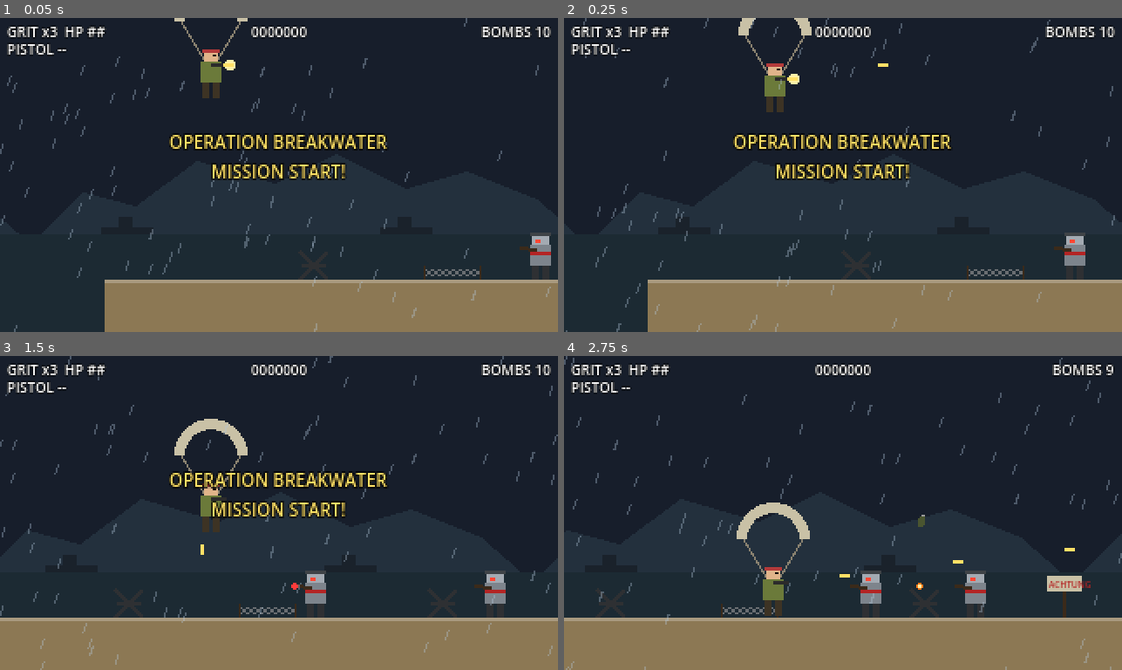
Above: before the commit, frames 1-4 (two rows, left to right).
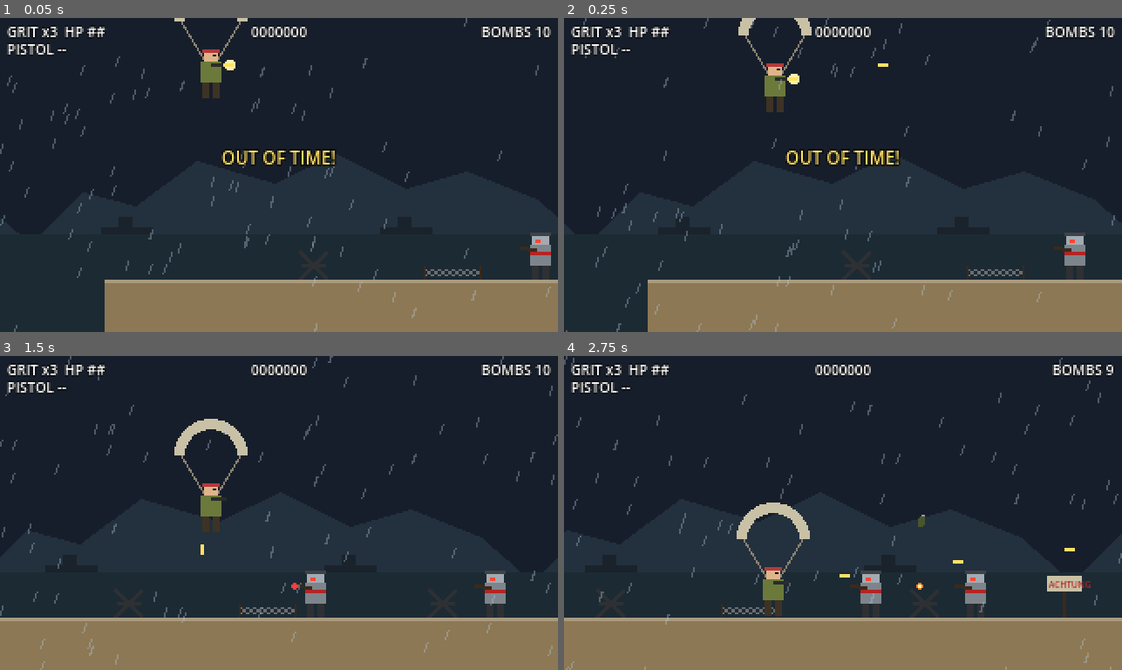
Above: after the commit, the same moments.

Repository: anthony-developer-FS/grit-iron-directorate
Game: Godot game, scene res://tests/mission_test.tscn
The game is run twice, just before and just after one commit, with the same random seed, the same clock (stepped at 60 frames per second) and the same inputs. This scene is started directly instead of the project's main scene.
Inputs:
- Up to frame 1 (0.05 s): no input
- Up to frame 2 (0.25 s): no input
- Up to frame 3 (1.5 s): hold Up (aim_up) 0.53-1.28 s; hold Right (move_right) from 0.53 s (still down); tap Z (jump) at 0.77 s; tap Down (crouch) at 1.35 s
- Up to frame 4 (2.75 s): tap Z (jump) at 1.52 s; release Right (move_right) at 2.03 s; hold Left (move_left) from 2.03 s (still down); tap C (grenade) at 2.1 s

The runs differ from the first frame. In frame 1, 3.1% of the frame differs, in the area x 30-70%, y 36-52%; in frame 2, 3.1%; in frame 3, 2.6%; in frame 4, nothing differs.

Commit message:
Special weapons expire after 30 seconds
A special weapon now ends when its ammo or a 30-second timer runs out,
whichever comes first. The HUD shows the seconds left and turns red in
the last 5. Picking up the same weapon or an ammo box restarts the timer.
The mission test checks expiry and the ammo-box reset.

Co-Authored-By: Claude Opus 5.5 (1M context) <noreply@anthropic.com>
Claude-Session: https://claude.ai/code/session_01SJuoyxwEbaFdBrAx1Ejgro

Diff:
--- a/scripts/autoload/game.gd
+++ b/scripts/autoload/game.gd
@@ -5,6 +5,7 @@
 signal lives_changed(lives: int)
 signal grenades_changed(grenades: int)
 signal weapon_changed(label: String, ammo: int)
+signal weapon_timer_changed(seconds: int)
 signal pows_changed(count: int)
 signal shake_requested(strength: float, duration: float)
 signal message_requested(text: String, duration: float)
--- a/scripts/player/player.gd
+++ b/scripts/player/player.gd
@@ -17,6 +17,8 @@
 const HIT_INVULNERABLE_TIME := 1.0
 const HMG_SWEEP_SPEED := 14.0
 const PLATFORM_LAYER := 4
+## Special weapons last this long (or until their ammo runs out, whichever comes first).
+const SPECIAL_WEAPON_TIME := 30.0
 
 ## kind: how the weapon fires. bullet = one shot, pellets = shotgun spread, flame = piercing bursts, rocket = homing rocket.
 const WEAPONS := {
@@ -45,6 +47,8 @@
 var ammo := -1
 ## The last special weapon Grit picked up. Ammo boxes bring it back if he's down to the pistol.
 var last_special := ""
+## Seconds left on the special weapon in hand.
+var weapon_time_left := 0.0
 ## Hits left in this life (1 on Hard, 3 on Easy).
 var health := 1
 ## Set by the camera every frame so Grit can't leave the screen.
@@ -79,6 +83,7 @@
 	_invulnerable = maxf(_invulnerable - delta, 0.0)
 	_knife_flash = maxf(_knife_flash - delta, 0.0)
 	_muzzle_flash = maxf(_muzzle_flash - delta, 0.0)
+	_tick_weapon_timer(delta)
 
 	var direction := Input.get_axis("move_left", "move_right")
 	if direction != 0.0:
@@ -127,7 +132,21 @@
 		last_special = weapon_name
 	weapon = weapon_name
 	ammo = WEAPONS[weapon_name]["ammo"]
+	weapon_time_left = SPECIAL_WEAPON_TIME if weapon_name != "pistol" else 0.0
 	Game.set_weapon(WEAPONS[weapon_name]["label"], ammo)
+	Game.weapon_timer_changed.emit(ceili(weapon_time_left))
+
+
+func _tick_weapon_timer(delta: float) -> void:
+	if weapon == "pistol":
+		return
+	var shown := ceili(weapon_time_left)
+	weapon_time_left -= delta
+	if weapon_time_left <= 0.0:
+		give_weapon("pistol")
+		Game.show_message("OUT OF TIME!", 1.0)
+	elif ceili(weapon_time_left) != shown:
+		Game.weapon_timer_changed.emit(ceili(weapon_time_left))
 
 
 ## Ammo box: refills the special weapon in hand, or re-arms the last one Grit had
--- a/scripts/ui/hud.gd
+++ b/scripts/ui/hud.gd
@@ -15,6 +15,9 @@
 @onready var _results_label: Label = $Results/Text
 
 var _message_time := 0.0
+var _weapon_label := "PISTOL"
+var _weapon_ammo := -1
+var _weapon_seconds := 0
 var _health := 1
 var _pow_total := 0
 var _showing_results := false
@@ -30,6 +33,9 @@
 		_refresh_lives())
 	Game.grenades_changed.connect(_on_grenades_changed)
 	Game.weapon_changed.connect(_on_weapon_changed)
+	Game.weapon_timer_changed.connect(func(seconds: int) -> void:
+		_weapon_seconds = seconds
+		_refresh_arms())
 	Game.message_requested.connect(_on_message_requested)
 	Game.boss_health_changed.connect(_on_boss_health_changed)
 	Game.game_over.connect(_on_game_over)
@@ -104,7 +110,18 @@
 
 
 func _on_weapon_changed(label: String, ammo: int) -> void:
-	_arms_label.text = "%s %s" % [label, "--" if ammo < 0 else str(ammo)]
+	_weapon_label = label
+	_weapon_ammo = ammo
+	_refresh_arms()
+
+
+func _refresh_arms() -> void:
+	var text := "%s %s" % [_weapon_label, "--" if _weapon_ammo < 0 else str(_weapon_ammo)]
+	if _weapon_ammo >= 0 and _weapon_seconds > 0:
+		text += "  %ds" % _weapon_seconds
+	_arms_label.text = text
+	# Warn in red for the last 5 seconds.
+	_arms_label.modulate = Color("ff6a4a") if _weapon_ammo >= 0 and _weapon_seconds <= 5 else Color.WHITE
 
 
 func _on_message_requested(text: String, duration: float) -> void:
--- a/tests/mission_test.gd
+++ b/tests/mission_test.gd
@@ -43,6 +43,7 @@
 	Game.checkpoint_reached.connect(func() -> void: _seen["checkpoint"] = true)
 	_check_difficulty()
 	_check_volley_spacing()
+	_check_weapon_timer()
 	Game.difficulty = Game.Difficulty.HARD
 	_player.god_mode = true
 	Game.lives = 99
@@ -58,6 +59,20 @@
 		_fail("Easy mode: one hit should leave Grit alive with 2 HP")
 	if not _player.is_invulnerable():
 		_fail("Easy mode: no mercy invulnerability after a hit")
+
+
+## Special weapons run out after SPECIAL_WEAPON_TIME even with ammo left, and an ammo box restarts the clock.
+func _check_weapon_timer() -> void:
+	_player.give_weapon("hmg")
+	_player._tick_weapon_timer(_player.SPECIAL_WEAPON_TIME - 1.0)
+	if _player.weapon != "hmg":
+		_fail("special weapon expired before its timer ran out")
+	_player.reload_special()
+	if _player.weapon_time_left < _player.SPECIAL_WEAPON_TIME - 0.01:
+		_fail("ammo box did not reset the special weapon timer")
+	_player._tick_weapon_timer(_player.SPECIAL_WEAPON_TIME + 0.1)
+	if _player.weapon != "pistol":
+		_fail("special weapon still held after its timer ran out")
 
 
 ## Turret volleys must string out so each shot can be jumped on its own: fastest first,
Not shown, changed: README.md
